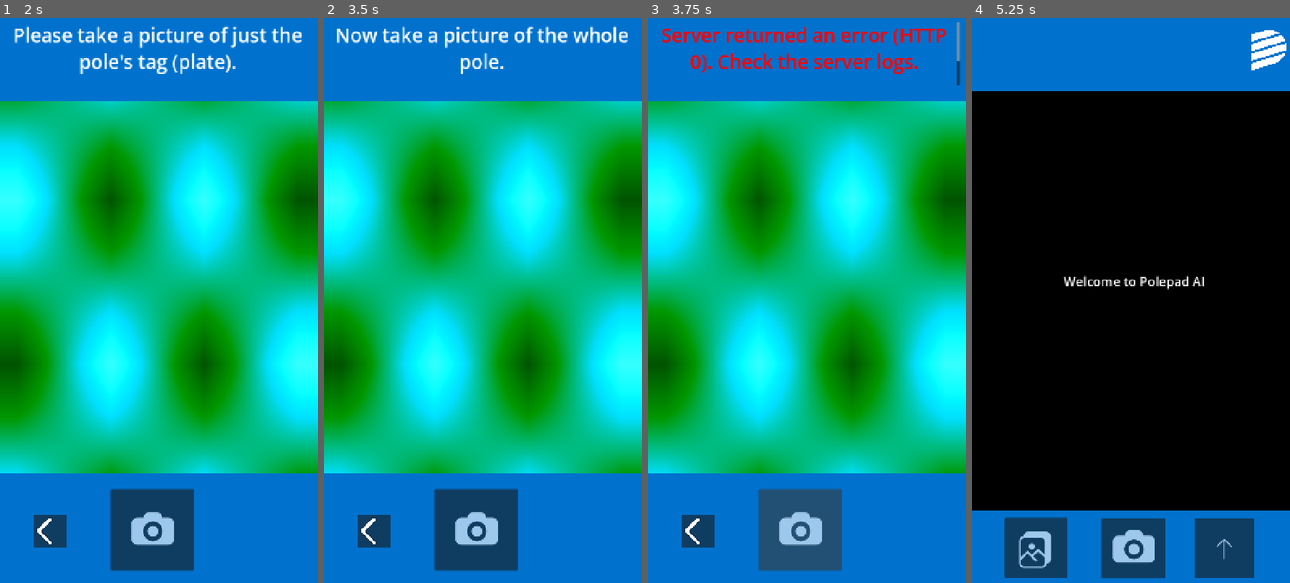
Above: before the commit, frames 1-4 (left to right).
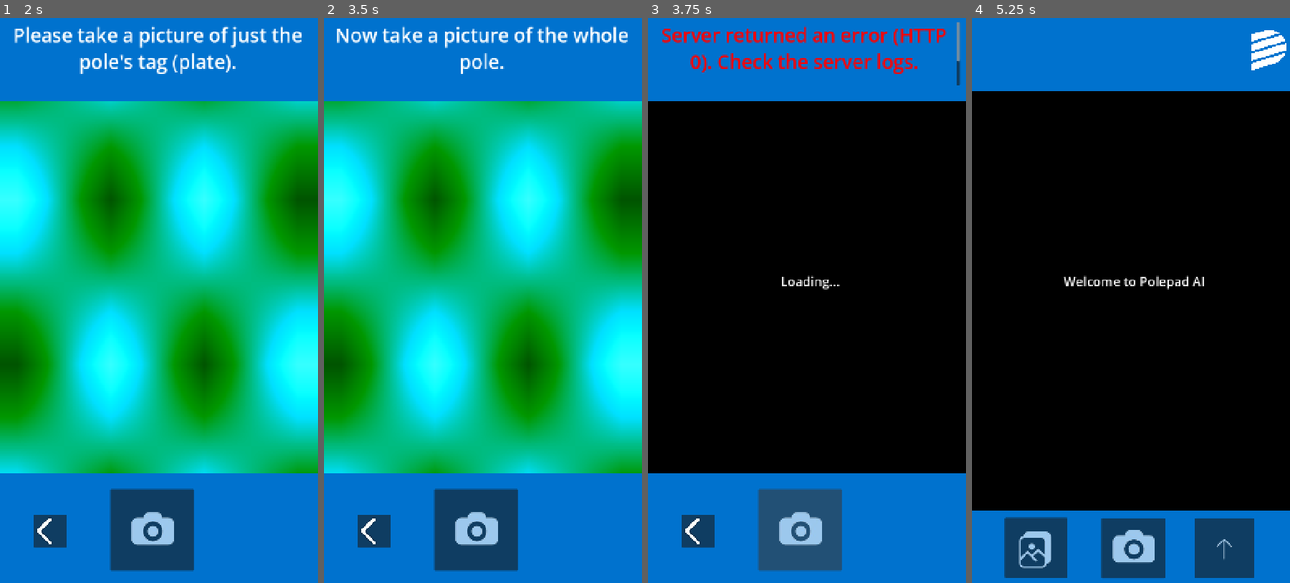
Above: after the commit, the same moments.

Repository: Marcuss2106/gridstorm-polepad-ai
Game: Godot game, scene res://screens/main.tscn
The game is run twice, just before and just after one commit, with the same random seed, the same clock (stepped at 60 frames per second) and the same inputs. The engine's default icon, where the game draws it, is replaced by a stand-in: a white triangle on a blue panel in a dark square.
Inputs (mouse positions are in pixels of both pictures, inside the frame that each line leads up to):
- Up to frame 1 (2 s): click (162, 549) at 0.5 s; click (63, 549) at 1.25 s
- Up to frame 2 (3.5 s): click (486, 549) at 2.02 s; click (387, 549) at 2.75 s
- Up to frame 3 (3.75 s): click (810, 549) at 3.52 s
- Up to frame 4 (5.25 s): click (1035, 549) at 4.25 s; click (1022, 532) at 5 s

Frames 1-2 are identical in both runs. In frame 3, 66% of the frame differs, in the area x 0-100%, y 14-81%; in frame 4, nothing differs.

Commit message:
add loading text to camera

Diff:
--- a/src/screens/camera_ui.tscn
+++ b/src/screens/camera_ui.tscn
@@ -6,7 +6,7 @@
 [ext_resource type="Texture2D" uid="uid://bmosowey6d04g" path="res://assets/backarrow.png" id="4_0r2tk"]
 [ext_resource type="Script" uid="uid://u0t0dnc50yu7" path="res://scripts/main_menu_button.gd" id="5_d5tos"]
 
-[node name="CameraUi" type="Control" unique_id=2036629600 node_paths=PackedStringArray("textlabel", "subviewport")]
+[node name="CameraUi" type="Control" unique_id=2036629600 node_paths=PackedStringArray("textlabel", "subviewport", "camera_node")]
 layout_mode = 3
 anchors_preset = 15
 anchor_right = 1.0
@@ -16,6 +16,7 @@
 script = ExtResource("1_qqbgj")
 textlabel = NodePath("RichTextLabel")
 subviewport = NodePath("SubViewportContainer/SubViewport")
+camera_node = NodePath("SubViewportContainer")
 
 [node name="ColorRect3" type="ColorRect" parent="." unique_id=269611255]
 layout_mode = 0
@@ -39,6 +40,16 @@
 offset_right = 799.0
 offset_bottom = 1443.0
 color = Color(0, 0.44705883, 0.80784315, 1)
+
+[node name="welcometext" type="RichTextLabel" parent="." unique_id=74614819]
+layout_mode = 0
+offset_left = 182.0
+offset_top = 660.0
+offset_right = 636.0
+offset_bottom = 711.0
+theme_override_font_sizes/normal_font_size = 32
+bbcode_enabled = true
+text = "[center]Loading..."
 
 [node name="SubViewportContainer" type="SubViewportContainer" parent="." unique_id=510152363]
 z_index = 3
--- a/src/scripts/camera_ui.gd
+++ b/src/scripts/camera_ui.gd
@@ -7,6 +7,7 @@
 
 @export var textlabel  : RichTextLabel
 @export var subviewport: SubViewport
+@export var camera_node : CanvasItem
 
 var pic_count  := 0
 var first_pic  : Image
@@ -19,6 +20,7 @@
 	_http = HTTPRequest.new()
 	add_child(_http)
 	_http.request_completed.connect(_on_request_completed)
+	camera_node.visible = true
 
 
 func _on_camera_button_pressed() -> void:
@@ -34,6 +36,7 @@
 		second_pic = img
 		img.save_jpg("user://tempdata/pole.jpg")
 		GlobalData.pole_data = PoleData.create_from_pics([first_pic, second_pic])
+		camera_node.visible = false
 		_send_to_api(first_pic, second_pic)
 
 
